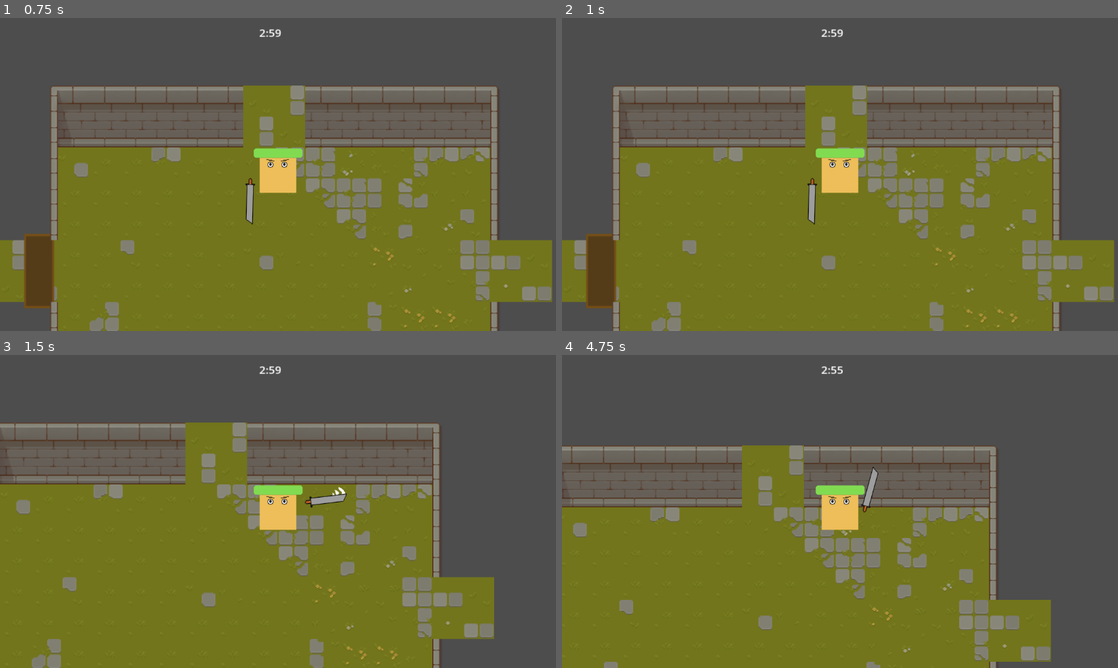
Above: before the commit, frames 1-4 (two rows, left to right).
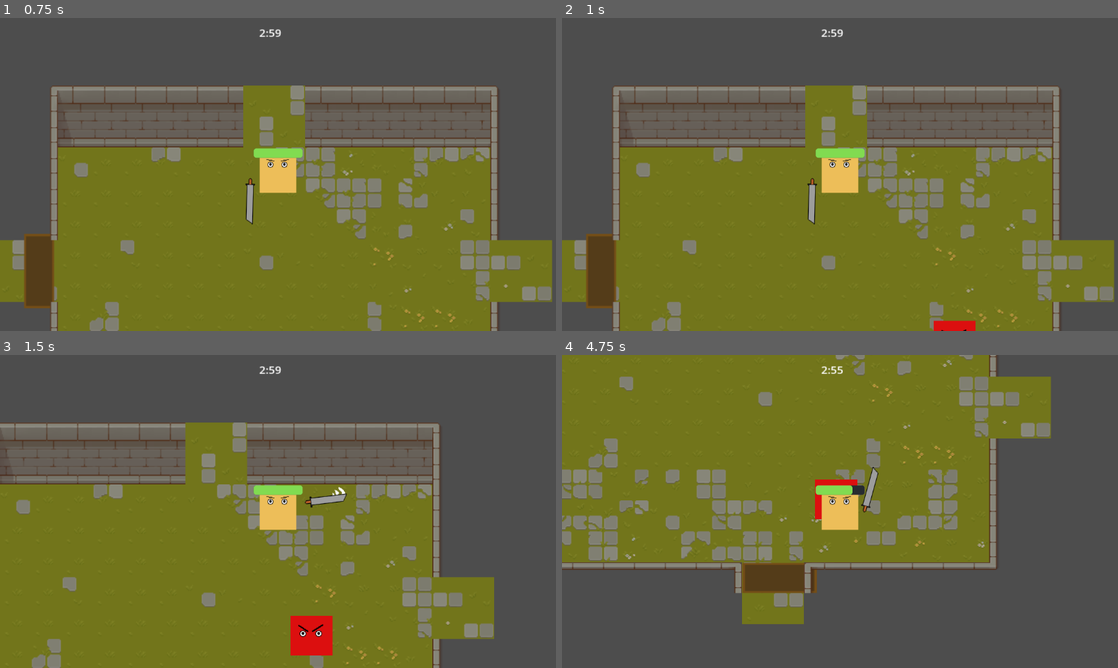
Above: after the commit, the same moments.

Repository: Filip22022/MazePrisoner
Game: Godot game, scene res://game.tscn
The game is run twice, just before and just after one commit, with the same random seed, the same clock (stepped at 60 frames per second) and the same inputs.
Inputs (mouse positions are in pixels of both pictures, inside the frame that each line leads up to):
- Up to frame 1 (0.75 s): click "Start" at 0.5 s
- Up to frame 2 (1 s): no input
- Up to frame 3 (1.5 s): move the mouse to (400, 495) at 1.27 s; hold D (move_right) from 1.28 s (still down); click (400, 495) at 1.35 s
- Up to frame 4 (4.75 s): move the mouse to (728, 527) at 2.02 s; release D (move_right) at 2.03 s; hold S (move_down) 2.03-2.78 s; tap Space (Dash) at 2.1, 3.6 s; move the mouse to (895, 442) at 2.77 s; hold D (move_right) 2.78-3.53 s; click (895, 442) at 2.85 s; move the mouse to (812, 574) at 3.52 s; hold W (move_up) 3.53-4.28 s; move the mouse to (1006, 558) at 4.27 s; hold A (move_left) from 4.28 s (still down); click (1006, 558) at 4.35 s

Frame 1 is identical in both runs. In frame 2, 0.2% of the frame differs, in the area x 66-75%, y 96-100%; in frame 3, 1.0%; in frame 4, 69%, in the area x 0-88%, y 0-100%.

Commit message:
make the enemy follow the player

Diff:
--- a/characters/enemies/enemy.gd
+++ b/characters/enemies/enemy.gd
@@ -1,5 +1,5 @@
 class_name Enemy
-extends Node
+extends CharacterBody2D
 
 var health: float
 
--- a/characters/enemies/enemy1/enemy1.gd
+++ b/characters/enemies/enemy1/enemy1.gd
@@ -1,4 +1,12 @@
 extends Enemy
+
+var speed = 100
 
 func _init():
 	self.health = 100.0
+
+func _process(delta):
+	var player = PlayerInfo.get_player()
+	if player:
+		self.velocity = (player.get_global_position() - self.position).normalized() * speed
+		move_and_slide()
